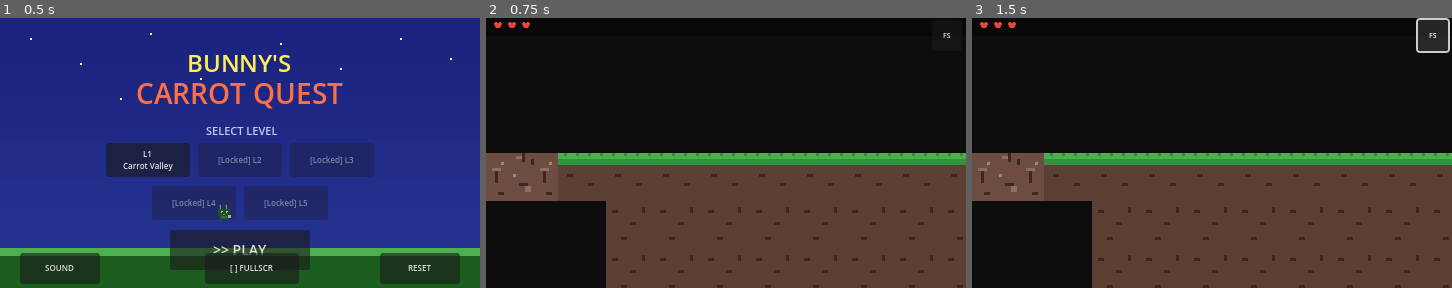
Above: before the commit, frames 1-3 (left to right).
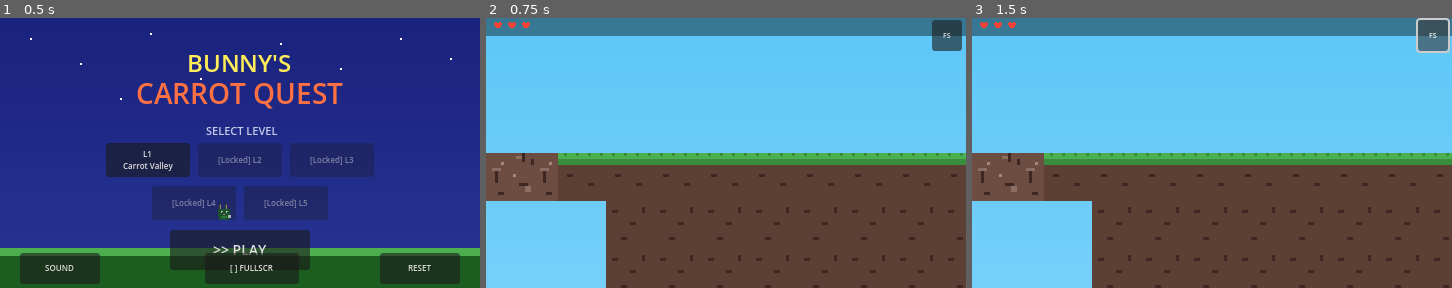
Above: after the commit, the same moments.

Repository: scott-murray/Hem
Game: Godot game, scene res://scenes/boot.tscn
Same seed, same stepped clock (60 frames per second), same inputs: the game is played once before the commit and once after it.
Inputs:
- Up to frame 1 (0.5 s): no input
- Up to frame 2 (0.75 s): click "L1 Carrot Valley" at 0.5 s
- Up to frame 3 (1.5 s): click "FS" at 1.25 s

Frame 1 is identical in both runs. In frame 2, 58% of the frame differs, in the area x 0-100%, y 0-100%; in frame 3, 58%.
Error in both runs: Trying to assign value of type 'CanvasLayer' to a variable of type 'Control'. (res://scripts/game_controller.gd:28)

Commit message:
fix: larger sky PNGs (480x270 viewport size), _build_sky after parse
- Sky PNGs now 480x270 (viewport-sized) instead of 480x2 microstrips
- Fixed _build_sky() ordering — now called after LevelParser.parse()
- Sky texture loads and scales correctly with level dimensions
- Added solid-color fallback if sky PNG not found

Verified: sky loads (480x270), 204 ground tiles spawn, Level 1 renders.

Co-Authored-By: Claude <noreply@anthropic.com>

Diff:
--- a/godot/scripts/game_controller.gd
+++ b/godot/scripts/game_controller.gd
@@ -65,17 +65,24 @@
 
 func _build_sky() -> void:
 	# Load pre-rendered sky gradient PNG for this level
-	var sky_path := "res://textures/gen/sky_l%d.png" % level_number
+	var sky_path: String = "res://textures/gen/sky_l%d.png" % level_number
+	print("[GameController] sky path: ", sky_path, " exists: ", ResourceLoader.exists(sky_path))
 	if ResourceLoader.exists(sky_path):
 		var tex: Texture2D = load(sky_path)
+		print("[GameController] sky tex size: ", tex.get_width(), "x", tex.get_height())
 		$SkySprite.texture = tex
 		$SkySprite.scale = Vector2(parsed.pixel_width / tex.get_width(), parsed.pixel_height / tex.get_height())
+		$SkySprite.position = Vector2.ZERO
+		print("[GameController] sky scale: ", $SkySprite.scale)
+	else:
+		print("[GameController] sky NOT FOUND, using solid color")
+		RenderingServer.set_default_clear_color(Color("4fc3f7"))
 
 func _load_level(n: int) -> void:
-	_build_sky()
 	var map: Array = LevelData.get_map(n)
 	var raw_text := "\n".join(map)
 	parsed = LevelParser.parse(raw_text)
+	_build_sky()  # must be after parsed is set
 	level_config = _config_for(n)
 
 	SignalBus.music_change.emit("level%d" % n)
Binary file changed: godot/textures/gen/sky_l1.png
Binary file changed: godot/textures/gen/sky_l2.png
Binary file changed: godot/textures/gen/sky_l3.png
Binary file changed: godot/textures/gen/sky_l4.png
Binary file changed: godot/textures/gen/sky_l5.png
Not shown, changed: docs/godot/index.html
Not shown, changed: docs/godot/index.pck
Not shown, changed: docs/godot/index.service.worker.js
